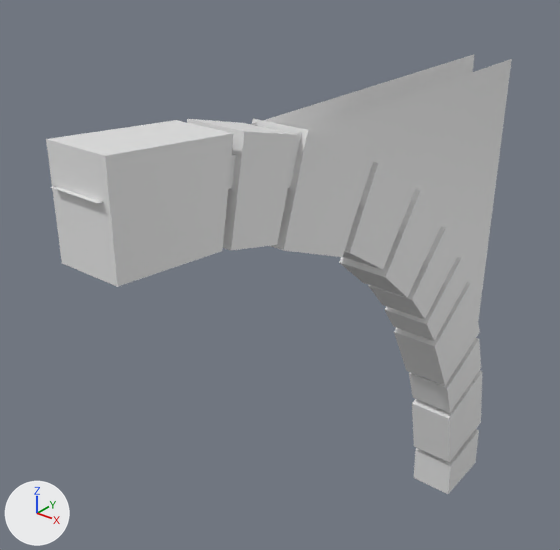
Renders of the FBX model Assets/Models/FPS/Floors/ArchCeiling2/ArchCeiling2_border.fbx from each side of a commit.
Before and after are seen from a camera (50 mm lens) standing at (18.83, 1.14, 26.65) and looking at (14.13, 7.03, 23.0). Arrows for +X, +Y and +Z are at lower left; the lights stay in place. Where no turn or scale is listed for an object, it has been applied to the vertices.

The first picture shows 'ArchCeiling2_border'.
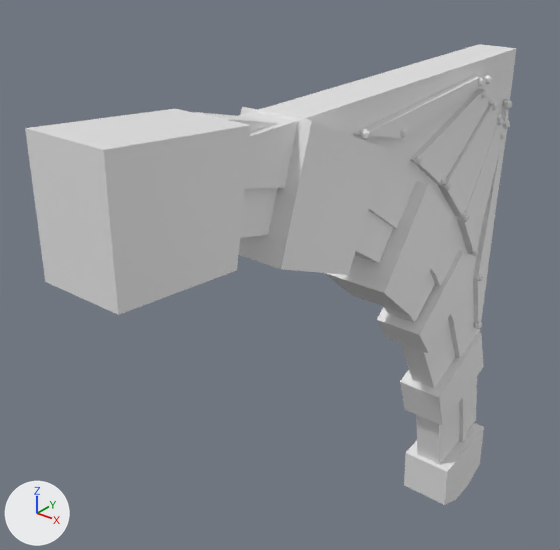
What differs and where, as boxes [x1, y1, x2, y2] in the pictures (560 x 550 px):
'ArchCeiling2_border', reshaped
    before: [46, 54, 512, 494]
    after: [25, 44, 517, 505]
part 1 of me_wall_002, added
    after: [504, 120, 510, 129]
part 2 of me_wall_002, added
    after: [484, 75, 492, 84]
part 3 of me_wall_002, added
    after: [504, 100, 512, 110]
part 4 of me_wall_002, added
    after: [444, 182, 452, 190]
part 5 of me_wall_002, added
    after: [475, 322, 482, 329]
part 6 of me_wall_002, added
    after: [360, 129, 370, 140]
part 7 of me_wall_002, added
    after: [414, 155, 423, 165]
part 8 of me_wall_002, rebuilt (23% wider, 26% taller)
    before: [414, 429, 479, 494]
    after: [404, 423, 484, 505]
part 9 of me_wall_002, rebuilt (13% wider, 22% taller)
    before: [385, 257, 468, 341]
    after: [377, 251, 471, 354]
part 10 of me_wall_002, rebuilt (21% wider, 22% taller)
    before: [252, 119, 375, 257]
    after: [238, 107, 387, 275]
part 11 of me_wall_002, rebuilt
    before: [412, 371, 482, 462]
    after: [416, 377, 477, 464]
part 12 of me_wall_002, rebuilt
    before: [368, 227, 459, 319]
    after: [383, 272, 435, 323]
part 13 of me_wall_002, rebuilt
    before: [187, 119, 298, 251]
    after: [195, 112, 278, 238]
part 14 of me_wall_002, rebuilt (16% wider, 25% taller)
    before: [409, 338, 481, 413]
    after: [400, 332, 484, 426]
part 15 of me_wall_002, rebuilt (25% wider, 23% taller)
    before: [339, 189, 443, 298]
    after: [324, 181, 454, 315]
part 16 of me_wall_002, rebuilt (20% wider, 23% taller)
    before: [46, 120, 234, 287]
    after: [25, 109, 251, 315]
part 17 of me_wall_002, rebuilt
    before: [394, 282, 480, 386]
    after: [401, 320, 455, 388]
part 18 of me_wall_002, rebuilt
    before: [343, 162, 414, 269]
    after: [355, 210, 393, 263]
part 19 of me_wall_002, built on
    before: [51, 54, 512, 321]
    after: [239, 44, 517, 442]

Patch to the scene script:
```diff
--- a/Assets/Models/FPS/Floors/ArchCeiling2/ArchCeiling2_border.fbx.py
+++ b/Assets/Models/FPS/Floors/ArchCeiling2/ArchCeiling2_border.fbx.py
@@ me_wall_002 @@
 # used by ob_archceiling2_border; location = (15.0, 10.0, 19.0)
-me_wall_002.from_pydata(...)  # 120 vertices, 102 faces; spans x -0.28..0.29, y -6.11..0.33, z -0.07..6.29
+me_wall_002.from_pydata(...)  # 785 vertices, 1056 faces; spans x -0.37..0.37, y -6.15..0.41, z -0.28..6.36
+# me_wall_002 part 1: a new loose piece, an icosphere of 20 faces spanning x 0.247..0.337, y -0.236..-0.132, z 5.202..5.324
+# me_wall_002 part 2: a new loose piece, an icosphere of 20 faces spanning x 0.271..0.36, y -0.931..-0.846, z 5.848..5.948
+# me_wall_002 part 3: a new loose piece, an icosphere of 20 faces spanning x 0.247..0.337, y -0.25..-0.146, z 5.438..5.56
+# me_wall_002 part 4: a new loose piece, an icosphere of 20 faces spanning x 0.281..0.37, y -1.671..-1.586, z 4.854..4.954
+# me_wall_002 part 5: a new loose piece, an icosphere of 20 faces spanning x 0.247..0.337, y -0.286..-0.182, z 2.517..2.639
+# me_wall_002 part 6: a new loose piece, an icosphere of 20 faces spanning x 0.271..0.36, y -3.327..-3.242, z 5.771..5.871
+# me_wall_002 part 7: a new loose piece, an icosphere of 20 faces spanning x 0.25..0.34, y -2.307..-2.222, z 5.29..5.39
+# me_wall_002 part 8: the loose piece of 8 vertices spanning x -0.28..0.29, y -0.58..0.33, z -0.07..0.56 is rebuilt with 24 vertices and now spans x -0.33..0.33, y -0.77..0.39, z -0.28..0.61
+# me_wall_002 part 9: the loose piece of 8 vertices spanning x -0.28..0.29, y -1.73..-0.72, z 2.92..3.82 is rebuilt with 12 vertices and now spans x -0.29..0.29, y -1.88..-0.64, z 2.8..3.89
+# me_wall_002 part 10: the loose piece of 8 vertices spanning x -0.28..0.29, y -4.38..-3.07, z 4.74..6.02 is rebuilt with 12 vertices and now spans x -0.35..0.35, y -4.5..-2.97, z 4.58..6.12
+# me_wall_002 part 11: the loose piece of 8 vertices spanning x -0.28..0.29, y -0.82..0.33, z 0.56..1.68 is rebuilt with 12 vertices and now spans x -0.17..0.17, y -0.9..0.41, z 0.49..1.77
+# me_wall_002 part 12: the loose piece of 8 vertices spanning x -0.28..0.29, y -2.14..-1.08, z 3.34..4.37 is rebuilt with 12 vertices and now spans x -0.18..0.18, y -2.21..-1.0, z 3.27..4.45
+# me_wall_002 part 13: the loose piece of 8 vertices spanning x -0.28..0.29, y -5.0..-4.2, z 5.18..6.17 is rebuilt with 12 vertices and now spans x -0.16..0.16, y -5.03..-4.14, z 5.22..6.25
+# me_wall_002 part 14: the loose piece of 8 vertices spanning x -0.28..0.29, y -0.98..0.06, z 1.5..2.33 is rebuilt with 12 vertices and now spans x -0.29..0.29, y -1.19..0.14, z 1.4..2.39
+# me_wall_002 part 15: the loose piece of 8 vertices spanning x -0.28..0.29, y -2.73..-1.57, z 3.81..4.99 is rebuilt with 12 vertices and now spans x -0.37..0.37, y -2.88..-1.48, z 3.65..5.08
+# me_wall_002 part 16: the loose piece of 8 vertices spanning x -0.28..0.29, y -6.07..-4.94, z 5.35..6.29 is rebuilt with 16 vertices and now spans x -0.37..0.37, y -6.15..-4.85, z 5.2..6.36
+# me_wall_002 part 17: the loose piece of 8 vertices spanning x -0.28..0.29, y -1.47..-0.15, z 2.06..3.36 is rebuilt with 12 vertices and now spans x -0.16..0.16, y -1.56..-0.06, z 1.97..3.46
+# me_wall_002 part 18: the loose piece of 8 vertices spanning x -0.28..0.29, y -3.41..-2.28, z 4.34..5.49 is rebuilt with 12 vertices and now spans x -0.2..0.2, y -3.42..-2.19, z 4.36..5.57
+# me_wall_002 part 19: 8 vertices removed from x -0.23..0.23, y -6.11..-0.11, z 0.0..6.0; 253 vertices added at x -0.37..0.33, y -6.11..-0.01, z 0.0..6.1
```
